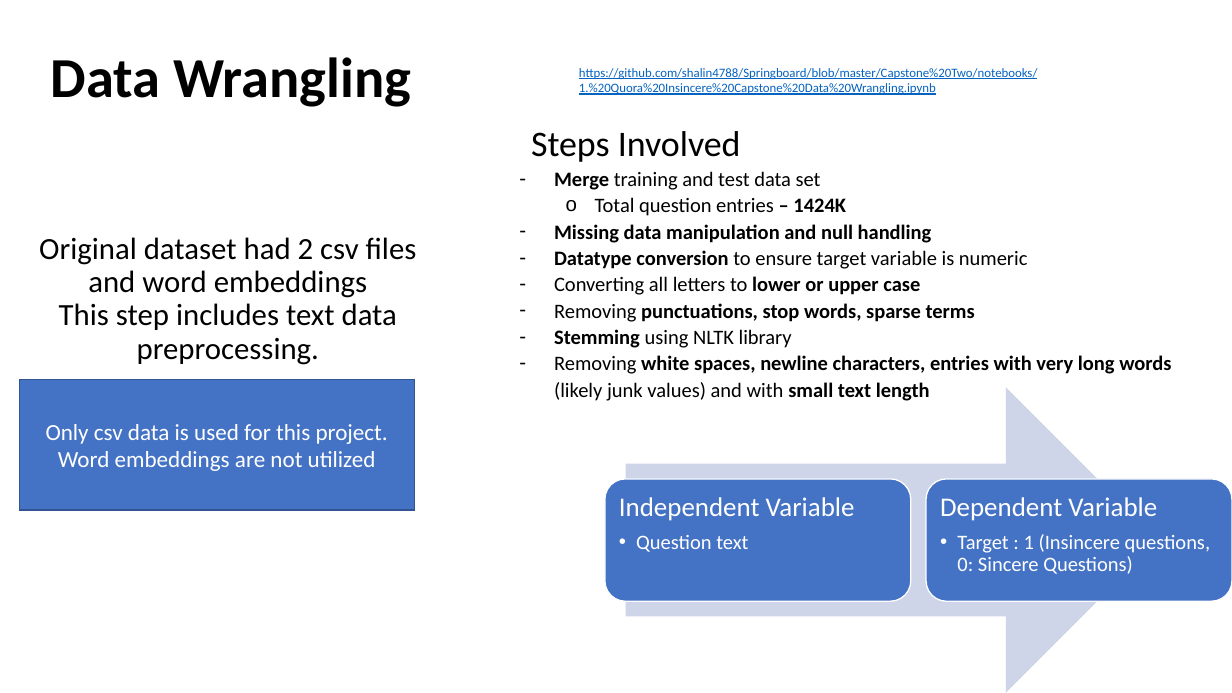
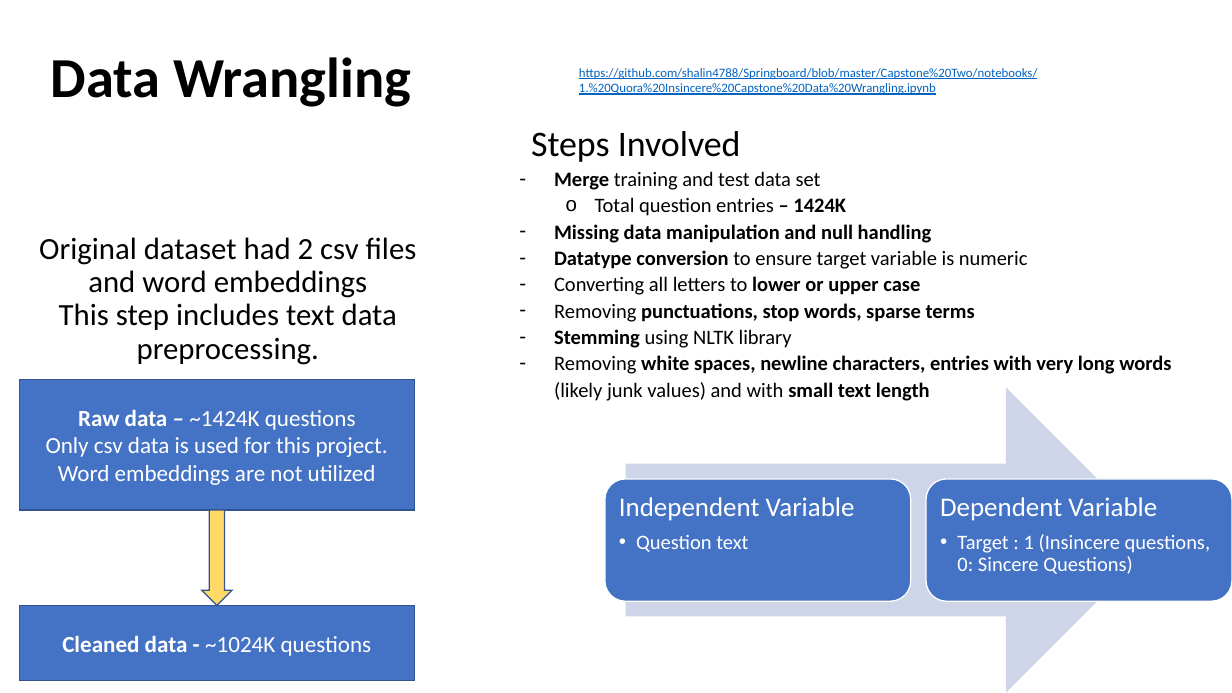
Before and after one commit to shalin4788/Springboard-Do-not-refer-, a slide deck: slide 5 of Capstone Two/reports/Capstone_Presentation.pptx. Drawn at 1232x693 pixels with LibreOffice and Linux fonts; fonts in the diff are those of the drawing. Boxes give left, top, right and bottom in pixels: in the first picture for what was removed or moved away, otherwise in the second. Text is boxed around its words. In the diff, an @@ line names an element or a change of style, - is before the commit and + after.

```diff
--- a/Capstone Two/reports/Capstone_Presentation.pptx
+++ b/Capstone Two/reports/Capstone_Presentation.pptx
@@ text in rectangle at (x1=78, y1=410, x2=356, y2=430): paragraph added @@
+Raw data – ~1424K questions
@@ right arrow added at (x1=201, y1=510, x2=232, y2=605), fill #FFD966, outline #325491 1 pt @@
@@ rectangle added at (x1=19, y1=605, x2=415, y2=680), fill #4472C4, outline #325491 1 pt, 18 pt, text #FFFFFF @@
+Cleaned data - ~1024K questions
```
Also in this commit, not shown: 4 other slides changed.
